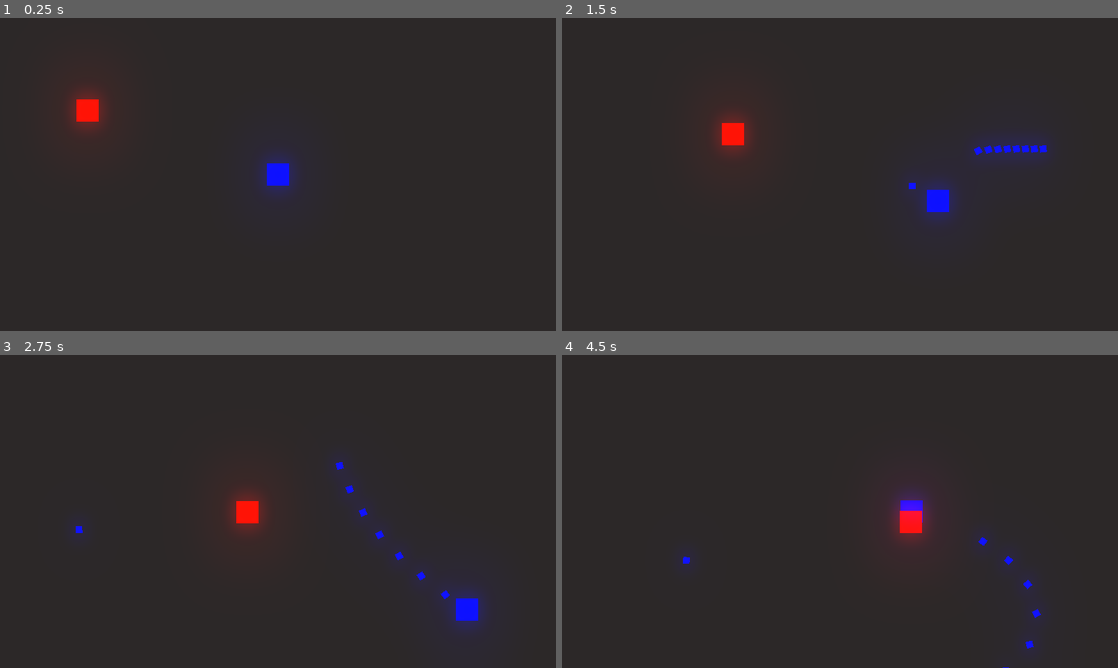
Above: before the commit, frames 1-4 (two rows, left to right).
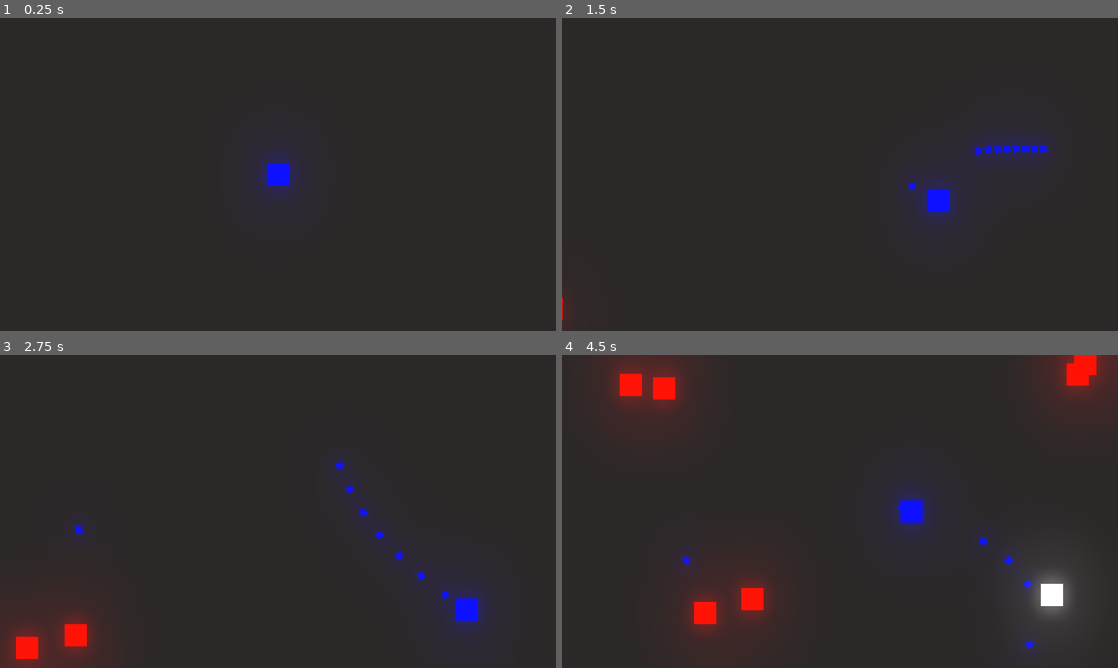
Above: after the commit, the same moments.

Repository: Daniel5772/Programmieren_Note
Game: Godot game, scene res://Level/Level 1.tscn
The game is run twice, just before and just after one commit, with the same random seed, the same clock (stepped at 60 frames per second) and the same inputs.
Inputs (mouse positions are in pixels of both pictures, inside the frame that each line leads up to):
- Up to frame 1 (0.25 s): no input
- Up to frame 2 (1.5 s): move the mouse to (962, 158) at 0.52 s; press the mouse at (962, 158) at 0.53 s; hold D (move_right) 0.53-1.28 s; move the mouse to (728, 190) at 1.27 s; release the mouse at (728, 190) at 1.28 s; hold S (move_down) from 1.28 s (still down); click (728, 190) at 1.35 s
- Up to frame 3 (2.75 s): move the mouse to (333, 442) at 2.02 s; release S (move_down) at 2.03 s; press the mouse at (333, 442) at 2.03 s; hold D (move_right) from 2.03 s (still down)
- Up to frame 4 (4.5 s): move the mouse to (812, 574) at 2.77 s; release D (move_right) at 2.78 s; release the mouse at (812, 574) at 2.78 s; hold W (move_up) 2.78-3.53 s; click (812, 574) at 2.85 s; move the mouse to (1006, 558) at 3.52 s; press the mouse at (1006, 558) at 3.53 s; hold A (move_left) from 3.53 s (still down); move the mouse to (673, 464) at 4.27 s; release the mouse at (673, 464) at 4.28 s; click (673, 464) at 4.35 s

The runs differ from the first frame. In frame 1, 0.9% of the frame differs, in the area x 12-20%, y 22-38%; in frame 2, 1.0%; in frame 3, 3.6%; in frame 4, 8.2%, in the area x 8-100%, y 0-91%.

Commit message:
Random enemy spawning

Diff:
--- a/Level/Level 1.gd
+++ b/Level/Level 1.gd
@@ -1,7 +1,20 @@
 extends Node2D
+
+var enemy_1 = preload("res://PLayer/enemy.tscn")
+
 
 func _ready():
 	Global.node_creation_parent = self
 
 func _exit_tree():
 	Global.node_creation_parent = null
+
+
+
+func _on_Enemy_spawn_timer_timeout():
+	var enemy_position = Vector2(rand_range(-160, 670), rand_range(-90, 390))
+
+	while enemy_position.x < 640 and enemy_position.x > -80 or enemy_position.y < 360 and enemy_position.y > -45:
+		enemy_position = Vector2(rand_range(-160, 670), rand_range(-90, 390))
+
+	Global.instance_node(enemy_1, enemy_position, self)
--- a/Level/Level 1.tscn
+++ b/Level/Level 1.tscn
@@ -1,8 +1,7 @@
-[gd_scene load_steps=5 format=2]
+[gd_scene load_steps=4 format=2]
 
 [ext_resource path="res://PLayer/Player_f.tscn" type="PackedScene" id=1]
 [ext_resource path="res://Level/Level 1.gd" type="Script" id=2]
-[ext_resource path="res://PLayer/enemy.tscn" type="PackedScene" id=3]
 
 [sub_resource type="Environment" id=1]
 background_mode = 4
@@ -18,8 +17,10 @@
 position = Vector2( 320, 180 )
 scale = Vector2( 0.1, 0.1 )
 
-[node name="enemy" parent="." instance=ExtResource( 3 )]
-position = Vector2( 81.6577, 100.387 )
-
 [node name="WorldEnvironment" type="WorldEnvironment" parent="."]
 environment = SubResource( 1 )
+
+[node name="Enemy_spawn_timer" type="Timer" parent="."]
+wait_time = 0.5
+autostart = true
+[connection signal="timeout" from="Enemy_spawn_timer" to="." method="_on_Enemy_spawn_timer_timeout"]
--- a/PLayer/enemy.tscn
+++ b/PLayer/enemy.tscn
@@ -4,7 +4,7 @@
 [ext_resource path="res://PLayer/enemy.gd" type="Script" id=2]
 
 [sub_resource type="RectangleShape2D" id=1]
-extents = Vector2( 127.686, 127.782 )
+extents = Vector2( 127.971, 128.16 )
 
 [node name="enemy" type="KinematicBody2D"]
 modulate = Color( 1, 0.0470588, 0, 1 )
